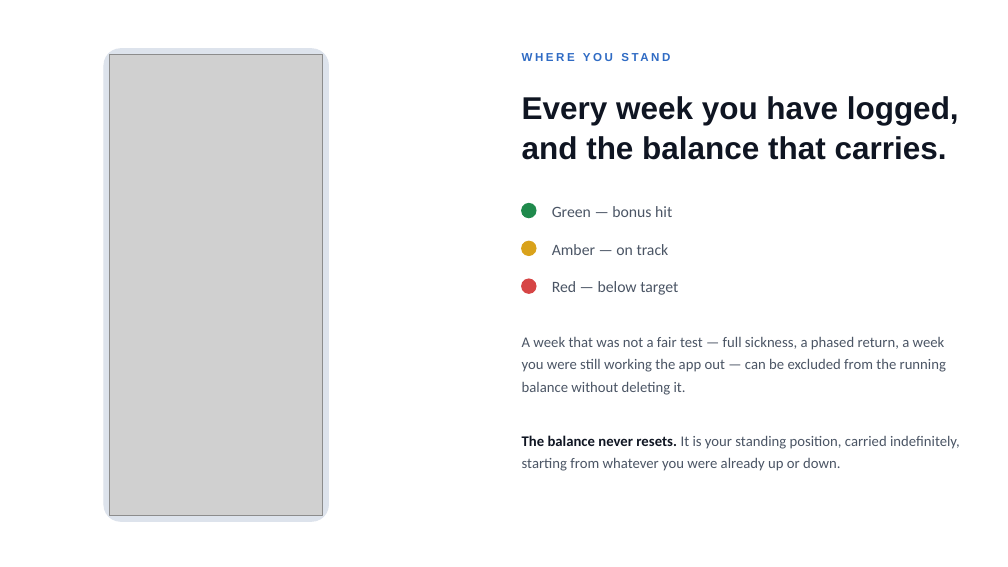
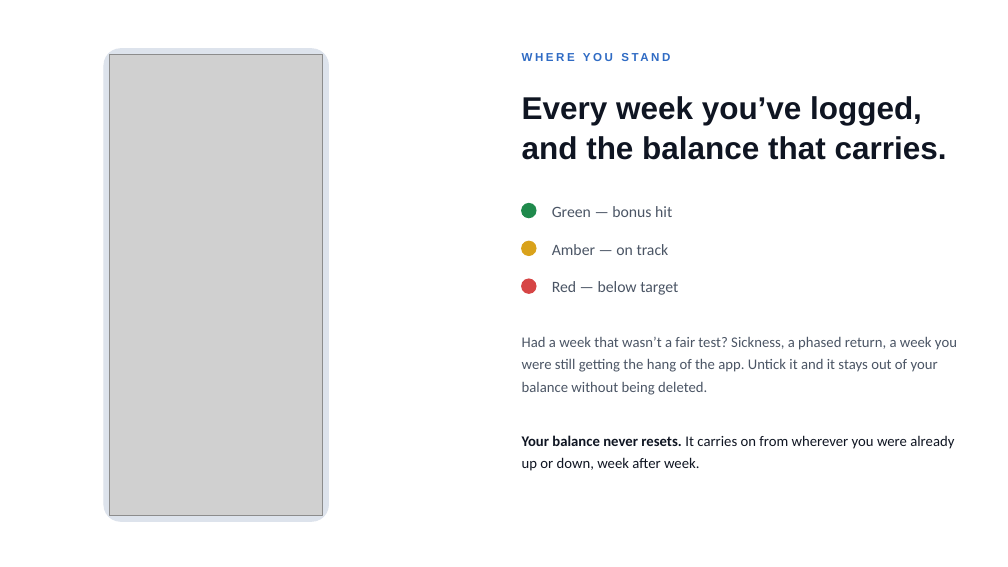
Before and after one commit to belacorg/CTAPTracker, a slide deck: slide 7 of docs/presentation/CTAP-Tracker.pptx. Drawn at 1008x567 pixels with LibreOffice and Linux fonts; fonts in the diff are those of the drawing; grey boxes stand for pictures. Boxes give left, top, right and bottom in pixels: in the first picture for what was removed or moved away, otherwise in the second. Text is boxed around its words. In the diff, an @@ line names an element or a change of style, - is before the commit and + after.

```diff
--- a/docs/presentation/CTAP-Tracker.pptx
+++ b/docs/presentation/CTAP-Tracker.pptx
@@ text at bbox=[522, 96, 922, 125]: text changed @@
-Every week you have logged,
+Every week you’ve logged,
@@ text at bbox=[522, 337, 957, 395]: text changed @@
-A week that was not a fair test — full sickness, a phased return, a week you were still working the app out — can be excluded from the running balance without deleting it.
+Had a week that wasn’t a fair test? Sickness, a phased return, a week you were still getting the hang of the app. Untick it and it stays out of your balance without being deleted.
@@ text at bbox=[522, 435, 954, 471]: text changed; text colour #4B5565 to #0F1522 @@
-The balance never resets. It is your standing position, carried indefinitely, starting from whatever you were already up or down.
+Your balance never resets. It carries on from wherever you were already up or down, week after week.
```
Also in this commit, not shown: 6 other slides changed, 1 slide removed.
